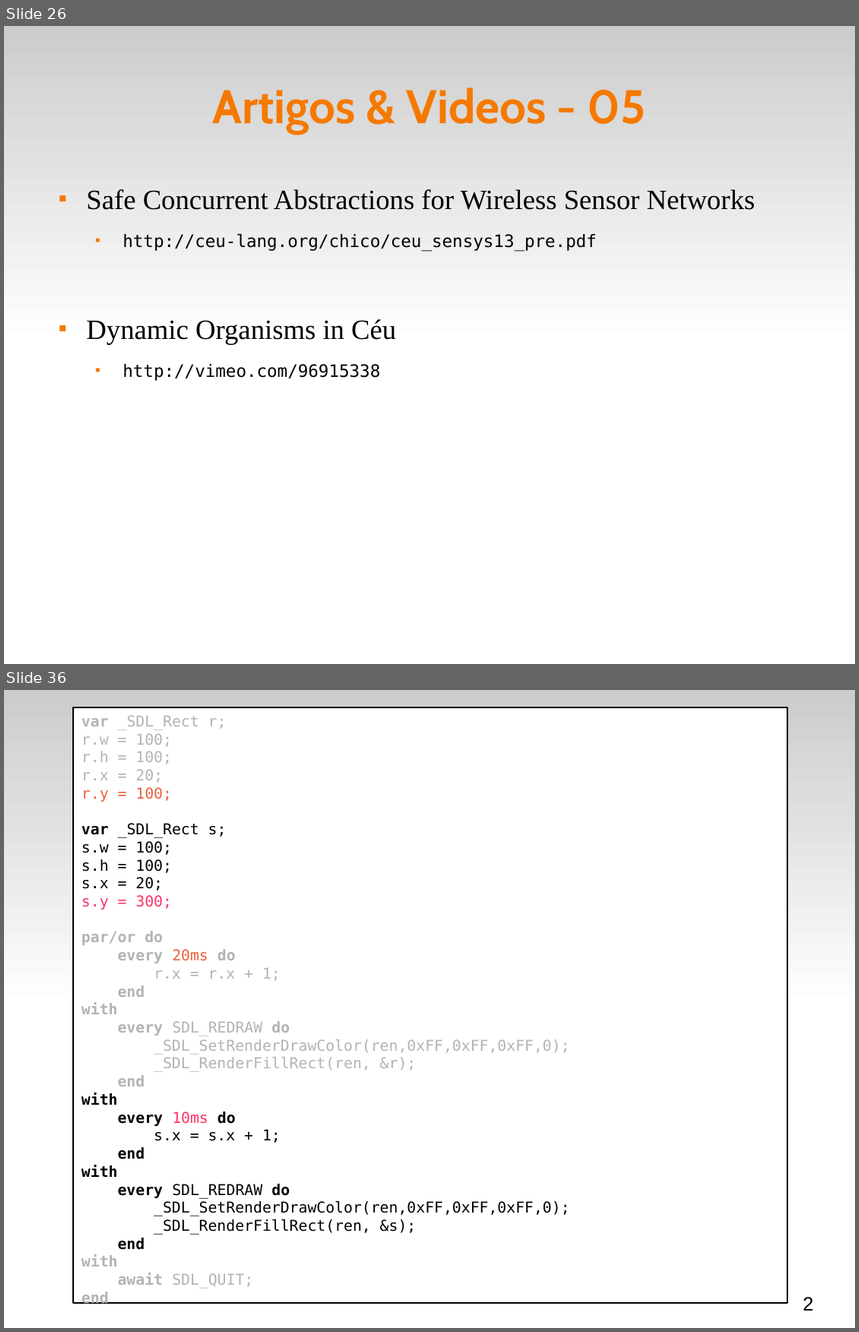
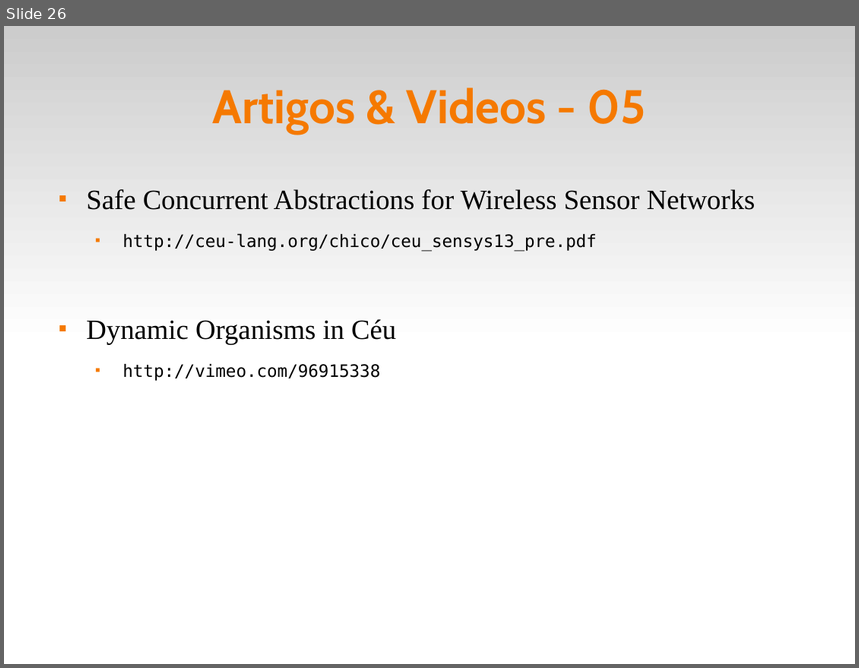
Before and after one commit to fsantanna-uerj/reativos, a slide deck: slides/05_ceu.odp. Shown one above the other, each under a label of ours: slides 26 and 36 before the commit, slide 26 after it; the slides between them are not shown. The pictures are 859x1332 and 859x668 pixels, drawn with LibreOffice and Linux fonts; fonts in the diff are those of the drawing. Boxes give left, top, right and bottom in pixels: in the first picture for what was removed or moved away, otherwise in the second. Text is boxed around its words. In the diff, an @@ line names an element or a change of style, - is before the commit and + after.

```diff
--- a/slides/05_ceu.odp
+++ b/slides/05_ceu.odp
@@ slide 36 removed at bbox=[4, 690, 855, 1328], background #FFFFFF; not listed: 1 template element that a slide beside it also shows @@
@@ rectangle removed at bbox=[73, 707, 788, 1303] @@
-var _SDL_Rect r;
-r.w = 100;
-r.h = 100;
-r.x = 20;
-r.y = 100;
-var _SDL_Rect s;
-s.w = 100;
-s.h = 100;
-s.x = 20;
-s.y = 300;
-par/or do
-every 20ms do
-r.x = r.x + 1;
-end
-with
-every SDL_REDRAW do
-_SDL_SetRenderDrawColor(ren,0xFF,0xFF,0xFF,0);
-_SDL_RenderFillRect(ren, &r);
-end
-with
-every 10ms do
-s.x = s.x + 1;
-end
-with
-every SDL_REDRAW do
-_SDL_SetRenderDrawColor(ren,0xFF,0xFF,0xFF,0);
-_SDL_RenderFillRect(ren, &s);
-end
-with
-await SDL_QUIT;
-end
@@ text removed at bbox=[803, 1297, 813, 1311] @@
-2
```
Also in this commit, not shown: 17 other slides removed, 5 other files.
